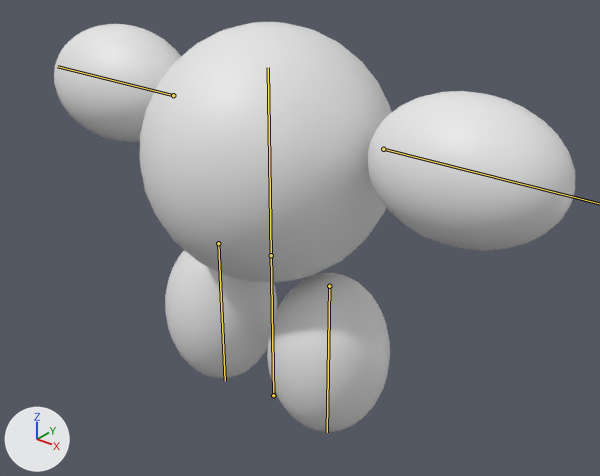
An edit to the FBX model Assets/Models/Creature/Creature_OBJ.fbx, drawn before and after from the same camera.
Camera for both pictures: a 50 mm lens placed at (4.02, -4.64, 4.55), pointed at (0.17, 0.17, 1.56). Every picture has the same lights, and +X, +Y and +Z are marked at lower left. The bones that bend it are drawn over the model as lines.

Names of what the first picture shows: 'body', 'l.arm', 'l.leg', 'r.arm', 'r.leg'.
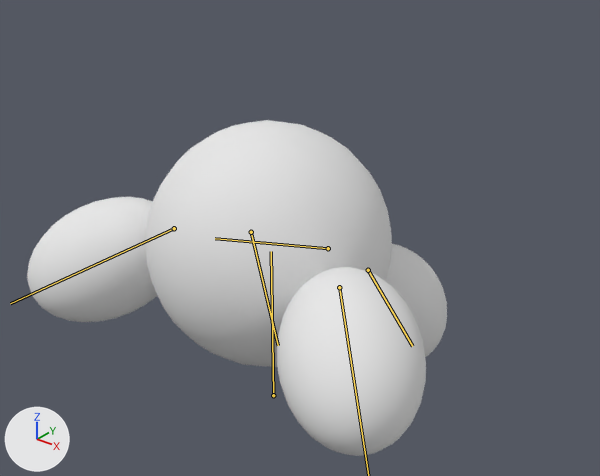
The newer file adds an action. The first version stands in its rest pose; the second is drawn at frame 1 of the action 'Armature|Roll'.

Pixel boxes (x1, y1, x2, y2) of what changed, in the pictures (600 x 476 px):
'body', posed: before (140, 22, 392, 282); after (145, 120, 392, 367)
'l.arm', posed: before (368, 91, 575, 251); after (27, 197, 158, 322)
'r.arm', posed: before (54, 24, 181, 142); after (277, 267, 426, 456)
'l.leg', posed (not visible afterwards): before (267, 273, 390, 432)
'r.leg', posed: before (165, 250, 277, 378); after (386, 244, 447, 357)
bone 'body', root to tip: before (271, 255) to (268, 67); after (328, 248) to (215, 238)
bone 'l.leg', root to tip: before (329, 286) to (327, 432); after (251, 232) to (278, 345)
bone 'r.leg', root to tip: before (218, 243) to (225, 381); after (368, 270) to (412, 346)

The change in detail:
Bone 'body' (bone_body) moves from (0.0, 0.0, 0.0) to (0.0, -0.24, -0.79).
Bone 'body' (bone_body) turns from (0, 0, 0) to (-66, -180, 0) degrees about its own x, y and z.
Bone 'l.arm' (bone_l_arm) moves from (0.0, 0.0, 0.0) to (-0.13, -0.16, -0.09).
Bone 'l.arm' (bone_l_arm) turns from (0, 0, 0) to (-41, 135, 14) degrees about its own x, y and z.
Bone 'r.arm' (bone_r_arm) moves from (0.0, 0.0, 0.0) to (0.1, -0.16, -0.05).
Bone 'r.arm' (bone_r_arm) turns from (0, 0, 0) to (-42, -139, -10) degrees about its own x, y and z.
Bone 'l.leg' (bone_l_leg) moves from (0.0, 0.0, 0.0) to (1.21, 0.05, -0.43).
Bone 'l.leg' (bone_l_leg) turns from (0, 0, 0) to (14, 180, 0) degrees about its own x, y and z.
Bone 'r.leg' (bone_r_leg) moves from (0.0, 0.0, 0.0) to (-1.21, 0.08, -0.54).
Bone 'r.leg' (bone_r_leg) turns from (0, 0, 0) to (35, -180, 0) degrees about its own x, y and z.
